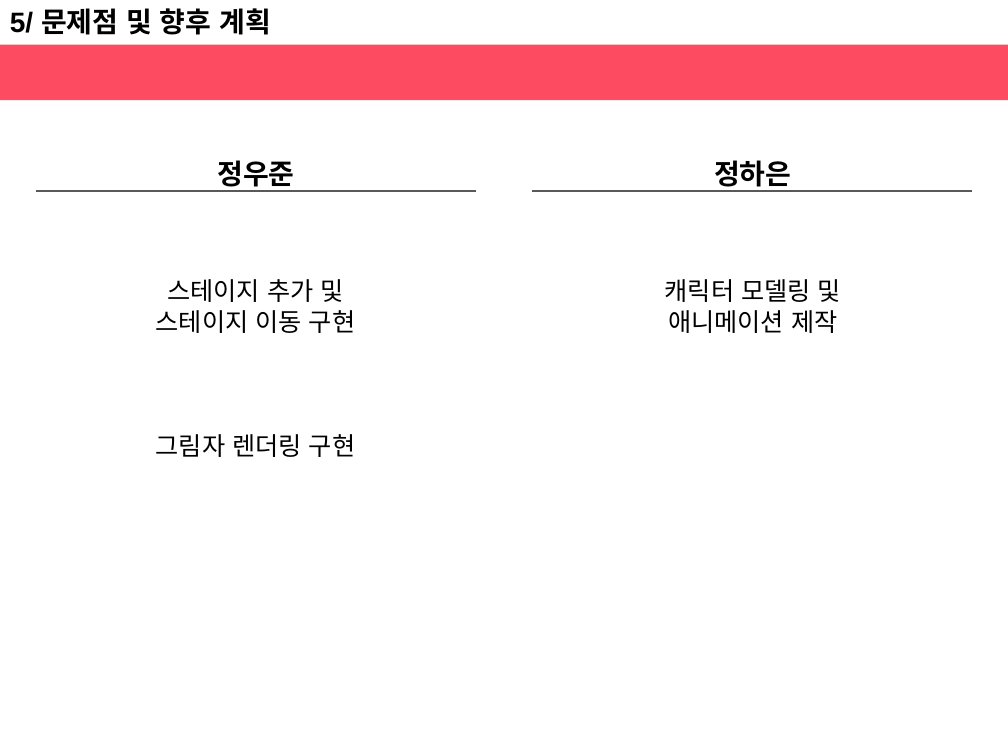
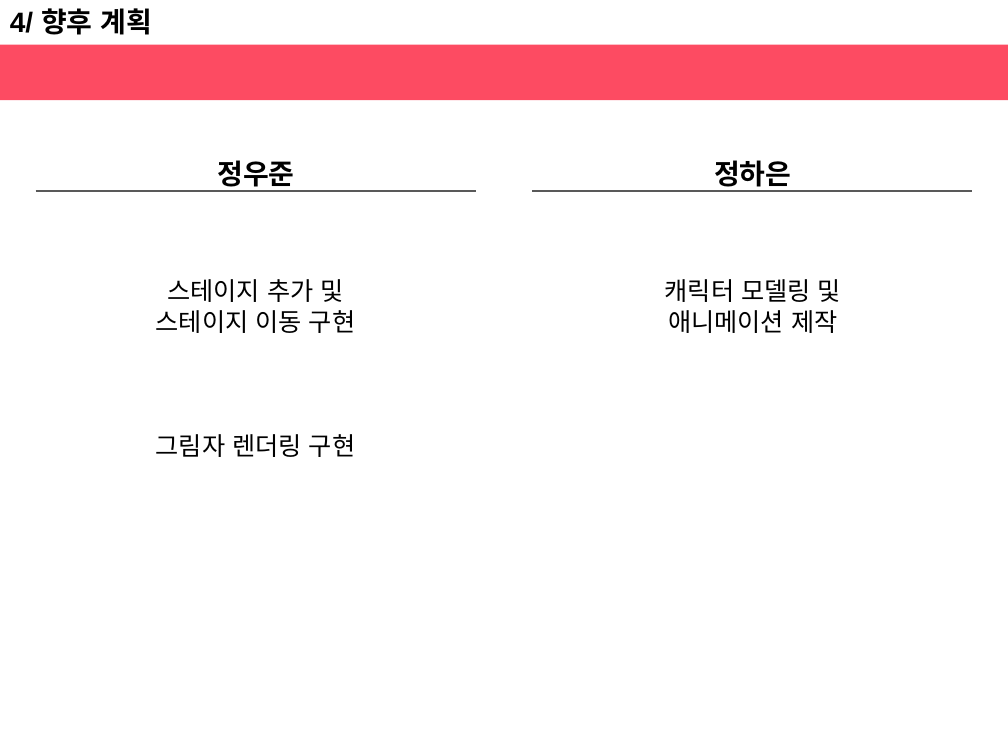
Before and after one commit to haeunjung/Team_Project, a slide deck: slide 9 of 기획문서/앨리스의 태엽_정하은_정우준(중간발표).pptx (slide 10 before the commit). Drawn at 1008x756 pixels with LibreOffice and Linux fonts; fonts in the diff are those of the drawing. Boxes give left, top, right and bottom in pixels: in the first picture for what was removed or moved away, otherwise in the second. Text is boxed around its words. In the diff, an @@ line names an element or a change of style, - is before the commit and + after.

```diff
--- a/기획문서/앨리스의 태엽_정하은_정우준(중간발표).pptx
+++ b/기획문서/앨리스의 태엽_정하은_정우준(중간발표).pptx
@@ text at <box>10,8,152,35</box>: text changed @@
-5/ 문제점 및 향후 계획
+4/ 향후 계획
```
Also in this commit, not shown: 5 other slides changed, 3 slides added, 2 slides removed, 31 other files.
